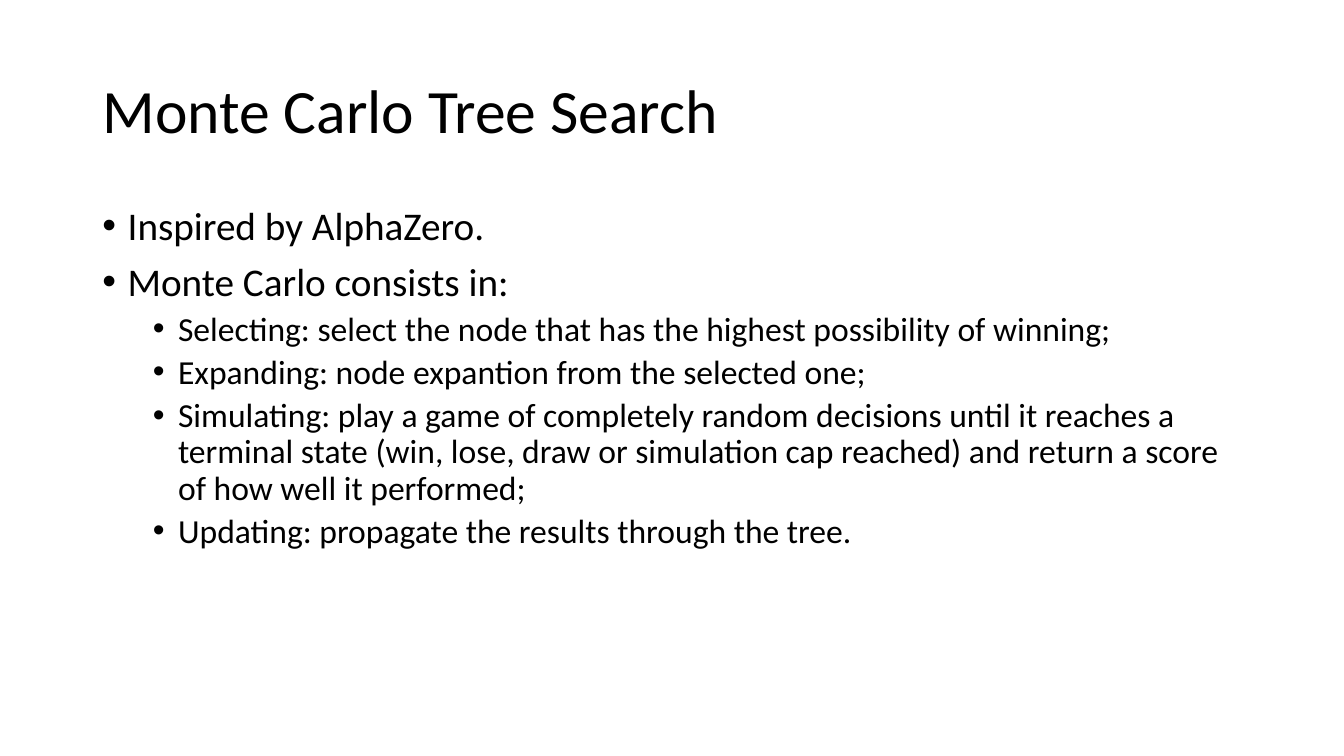
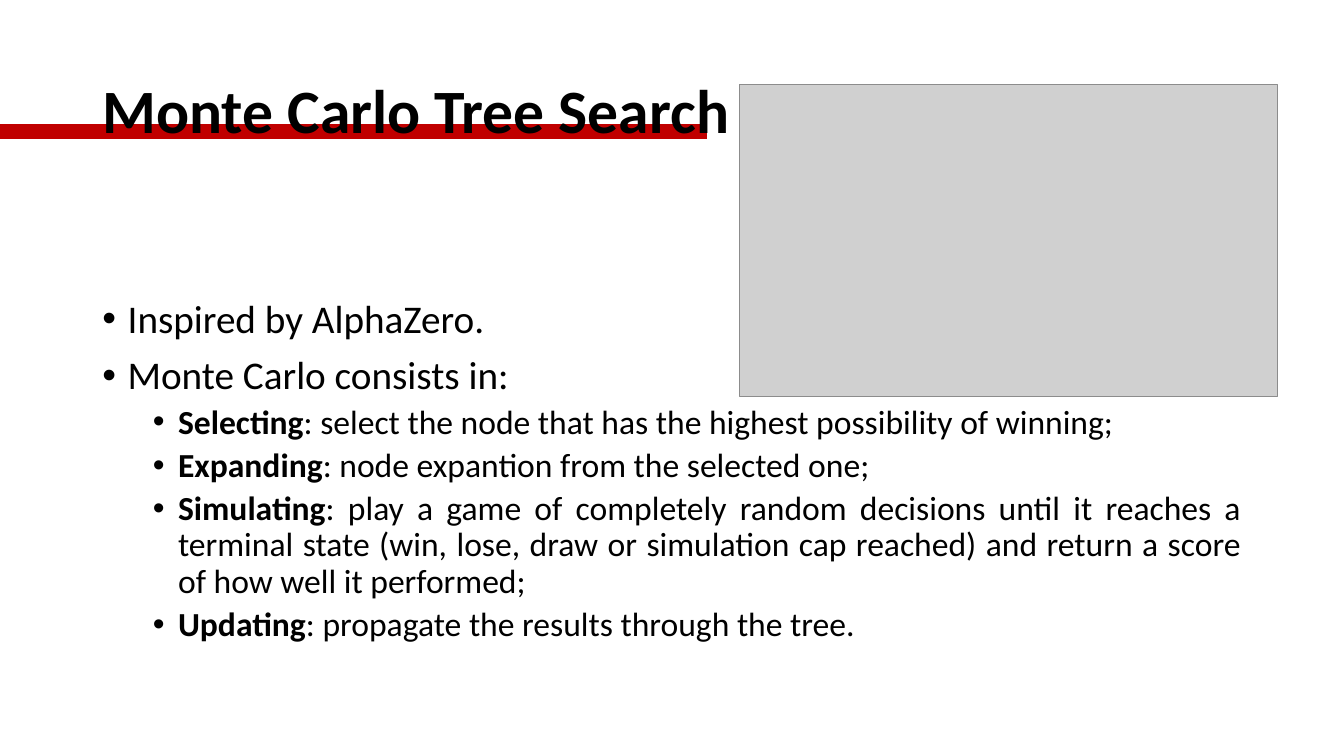
Before and after one commit to mazzo98/Tablut, a slide deck: slide 5 of TeamAngio - Tablut.pptx. Drawn at 1344x756 pixels with LibreOffice and Linux fonts; fonts in the diff are those of the drawing; grey boxes stand for pictures. Boxes give left, top, right and bottom in pixels: in the first picture for what was removed or moved away, otherwise in the second. Text is boxed around its words. In the diff, an @@ line names an element or a change of style, - is before the commit and + after.

```diff
--- a/TeamAngio - Tablut.pptx
+++ b/TeamAngio - Tablut.pptx
@@ title "Monte Carlo Tree Search" at bbox=[102, 89, 729, 139]: bold on @@
@@ picture added at bbox=[740, 85, 1277, 396] @@
@@ rectangle added at bbox=[0, 125, 707, 138], fill #C00000, outline #C00000 1 pt @@
@@ text "Inspired by AlphaZero.": place and size @@
-text "Inspired by AlphaZero." at bbox=[128, 212, 1218, 549]
+text "Inspired by AlphaZero." at bbox=[128, 305, 1241, 642]
@@ text "Inspired by AlphaZero." at bbox=[128, 305, 1241, 642]: bold on in "Selecting:", "Expanding:", "Simulating:", "Updating:"; alignment left to justified @@
```
Also in this commit, not shown: 6 other slides changed.
